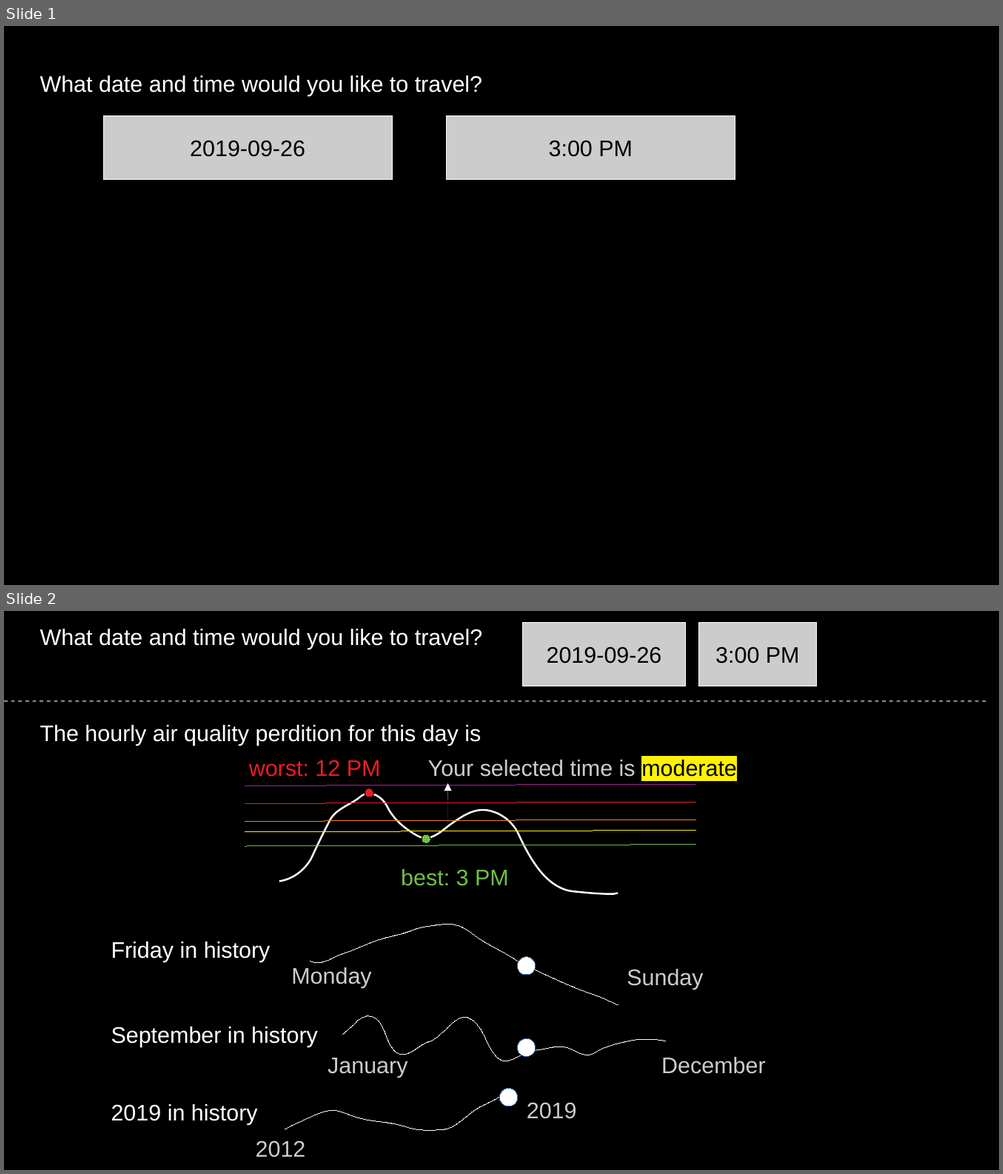
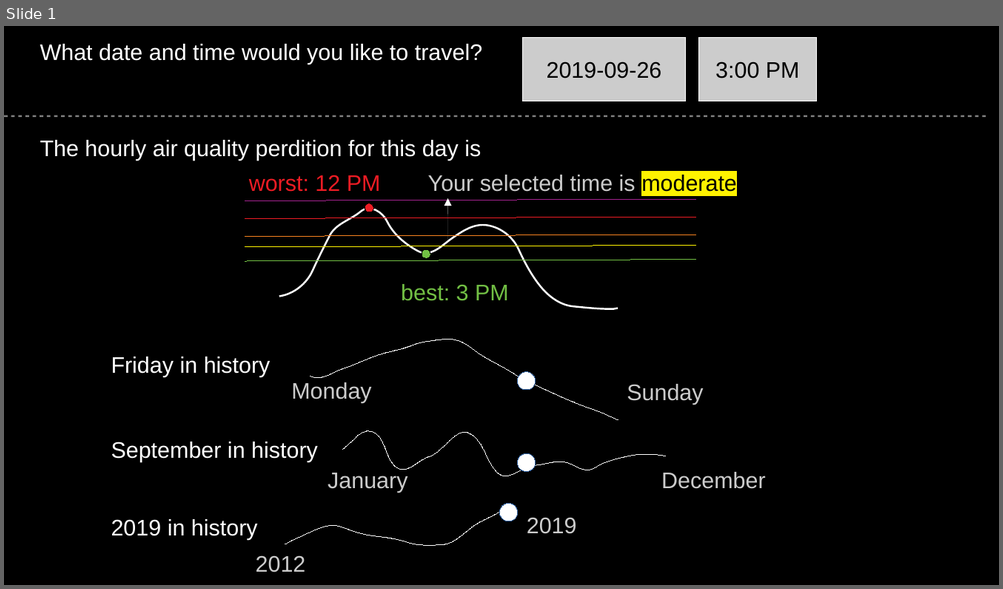
Before and after one commit to aety/insight, a slide deck: wk3_ideas.odp. Shown one above the other, each under a label of ours: slides 1 and 2 before the commit, slide 1 after it. The pictures are 1003x1174 and 1003x589 pixels, drawn with LibreOffice and Linux fonts; fonts in the diff are those of the drawing. Boxes give left, top, right and bottom in pixels: in the first picture for what was removed or moved away, otherwise in the second. Text is boxed around its words. In the diff, an @@ line names an element or a change of style, - is before the commit and + after.

```diff
--- a/wk3_ideas.odp
+++ b/wk3_ideas.odp
@@ slide 1 removed at <box>4,26,999,585</box>, background #000000 @@
@@ text removed at <box>40,76,482,96</box> @@
-What date and time would you like to travel?
@@ rectangle removed at <box>103,116,392,179</box> @@
-2019-09-26
@@ rectangle removed at <box>447,116,735,179</box> @@
-3:00 PM
@@ what was slide 2 is now slide 1 @@
```
Also in this commit, not shown: 15 other files.
